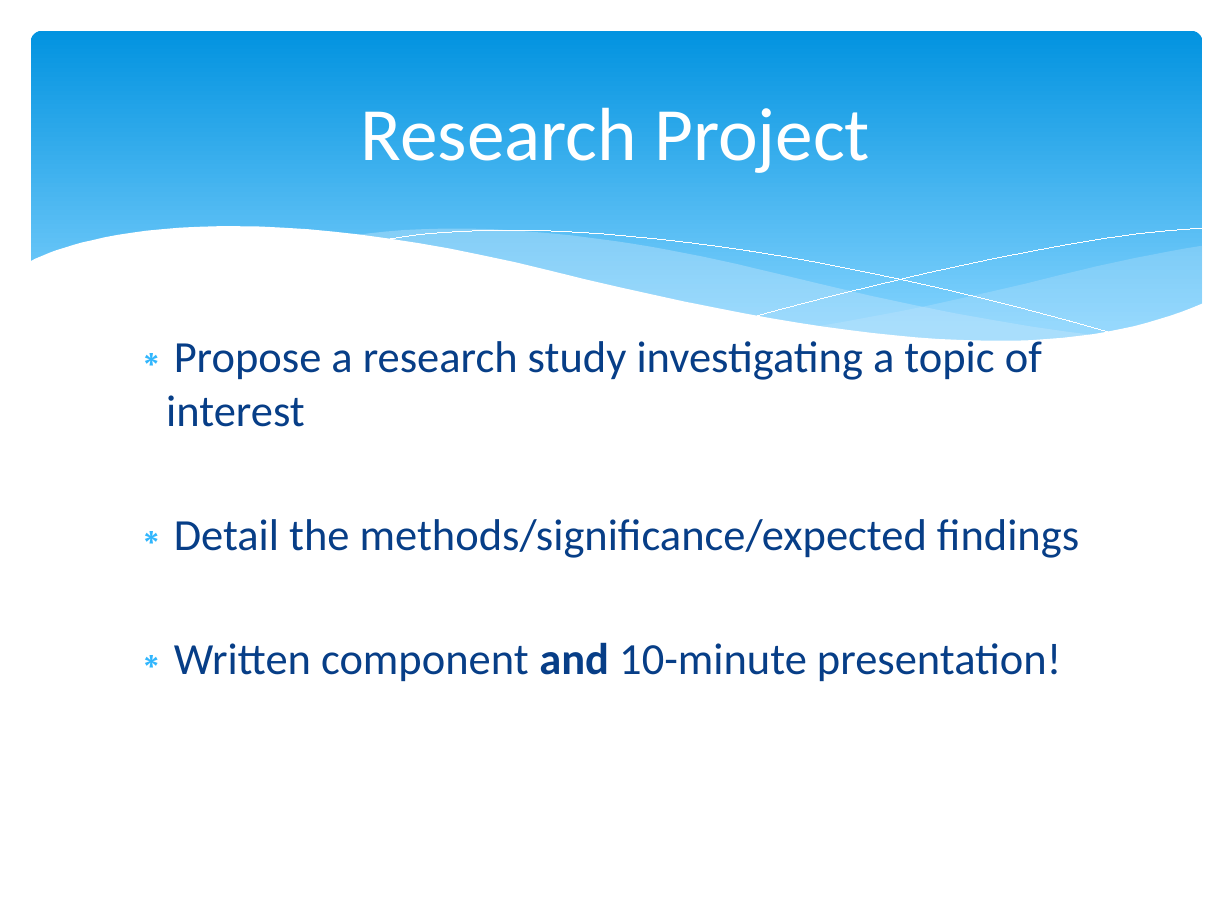
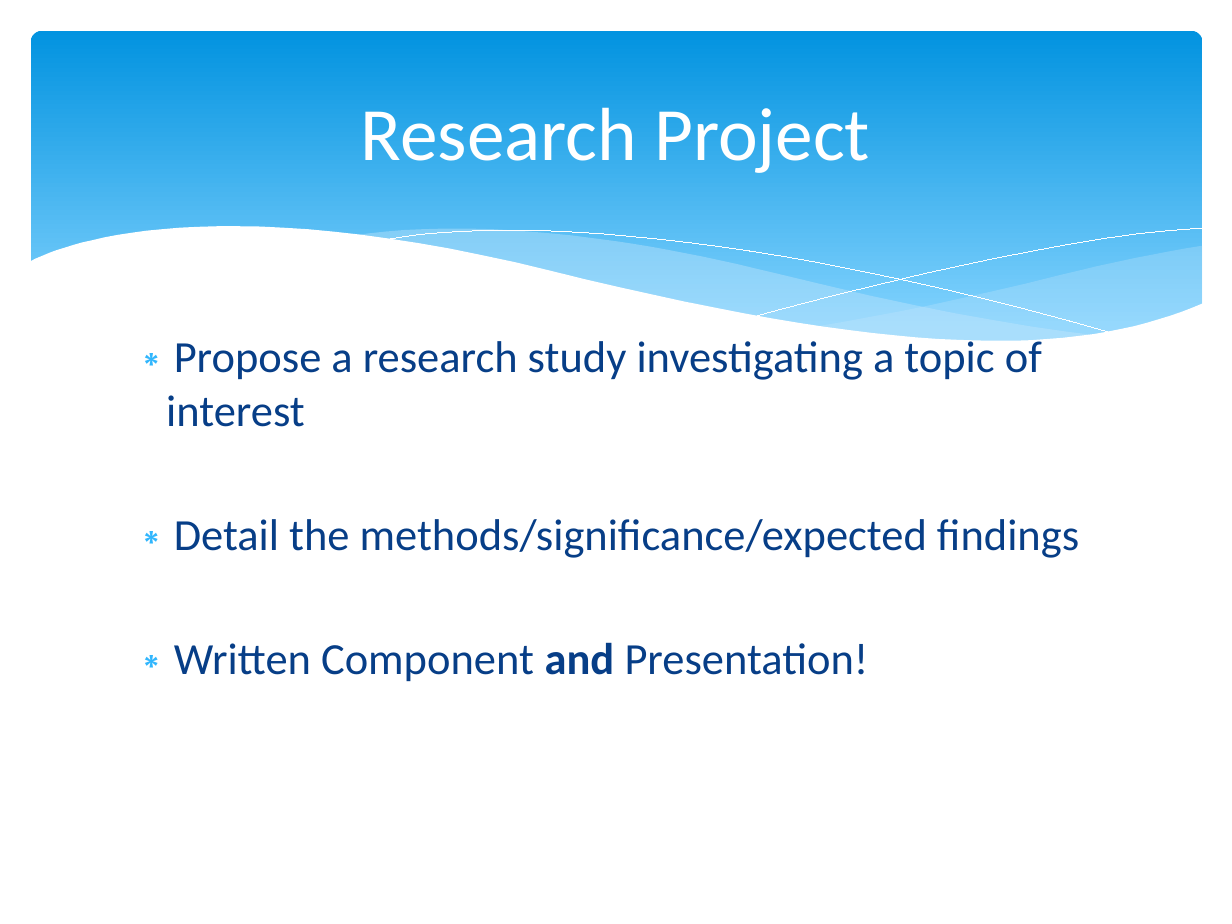
Before and after one commit to npm27/Teaching-Materials, a slide deck: slide 7 of Research Methods/Slides/0 First Day Info.pptx. Drawn at 1232x924 pixels with LibreOffice and Linux fonts; fonts in the diff are those of the drawing. Boxes give left, top, right and bottom in pixels: in the first picture for what was removed or moved away, otherwise in the second. Text is boxed around its words. In the diff, an @@ line names an element or a change of style, - is before the commit and + after.

```diff
--- a/Research Methods/Slides/0 First Day Info.pptx
+++ b/Research Methods/Slides/0 First Day Info.pptx
@@ text at [174,642,869,682]: text changed @@
-∗ Written component and 10-minute presentation!
+∗ Written Component and Presentation!
```
Also in this commit, not shown: 3 other slides changed, 5 other files.
